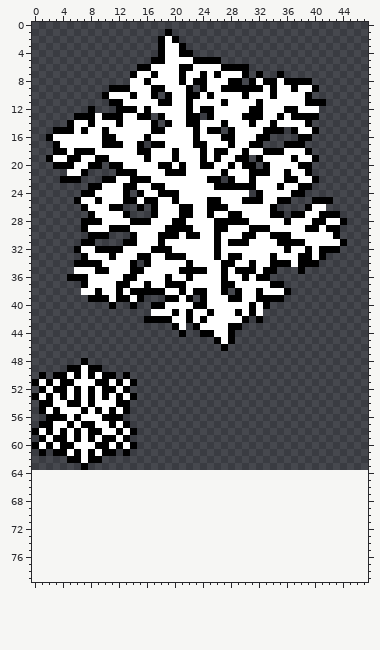
A sprite sheet gets an edit: assets/fx-snowflake.png. This is how it looked before the edit.
The file is 48x64 pixels. The old version is drawn lined up with the new one, on the new canvas.
After the commit:
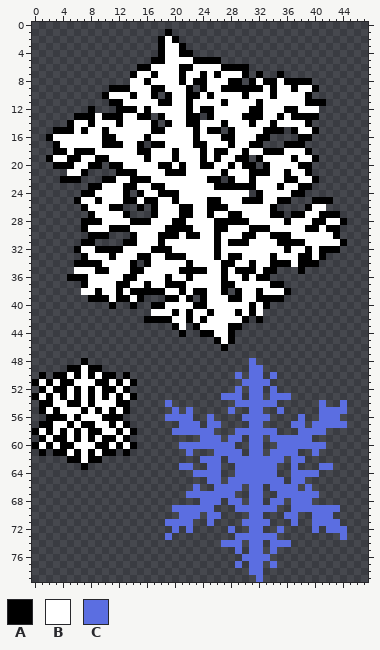
Palette (. is transparent): A #000000  B #ffffff  C #5b6ee1
Change:
canvas 48x64 -> 48x80
Changed rows in their new state; - is an unchanged pixel.
first column x 19:
48 ------------C-------------
49 ------------CC------------
50 ----------C-CC-C----------
51 -----------CCCC-----------
52 ----------C-CC-C----------
53 --------CCC-CC-CCC--------
54 C---------CCCCCC------C--C
55 -C-C-----C--CC--C-----CCCC
56 CCCC--C----CCCC----C--CCC-
57 --CCC-CC----CC----CC-CCCCC
58 -CCCCCC---CCCCCC---CCCC---
59 -----CCC-CC-CC-CCCCCC-----
60 --CCCCCCCC--CC--CCCCCCC---
61 ---C---CCCC-CC-CCCC--C----
62 -----CCC-CCCCCCCC-CC------
63 --CC--CC--CCCCCC--C---CC--
64 ----CCCC--CCCCCC--CCCC----
65 ------CC-CCCCCCCC-CC------
66 ----C--CCCC-CC-CCCC-C-----
67 ---CCCCCCC--CC--CCCCCC----
68 -----CCC-CC-CC-CC-CCC-----
69 -CCCCCC---CCCCCC--CCCCCCC-
70 --CCC-CC----CC---CC--CCC--
71 CCCC--C----CCCC---C--CCCC-
72 -C-C-----C--CC--C----C-CCC
73 C---------CCCCCC---------C
74 --------CCC-CC-CCC--------
75 ----------C-CC-C----------
76 -----------CCCC-----------
77 ----------C-CC-C----------
78 ------------CC------------
79 -------------C------------
